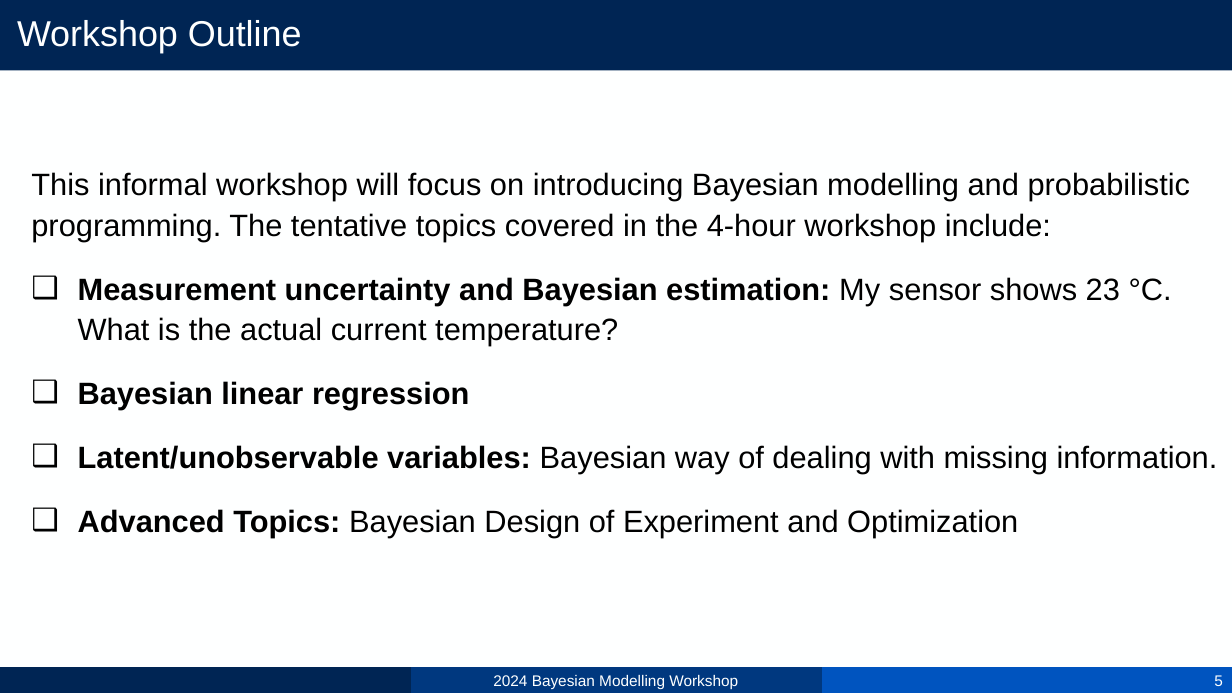
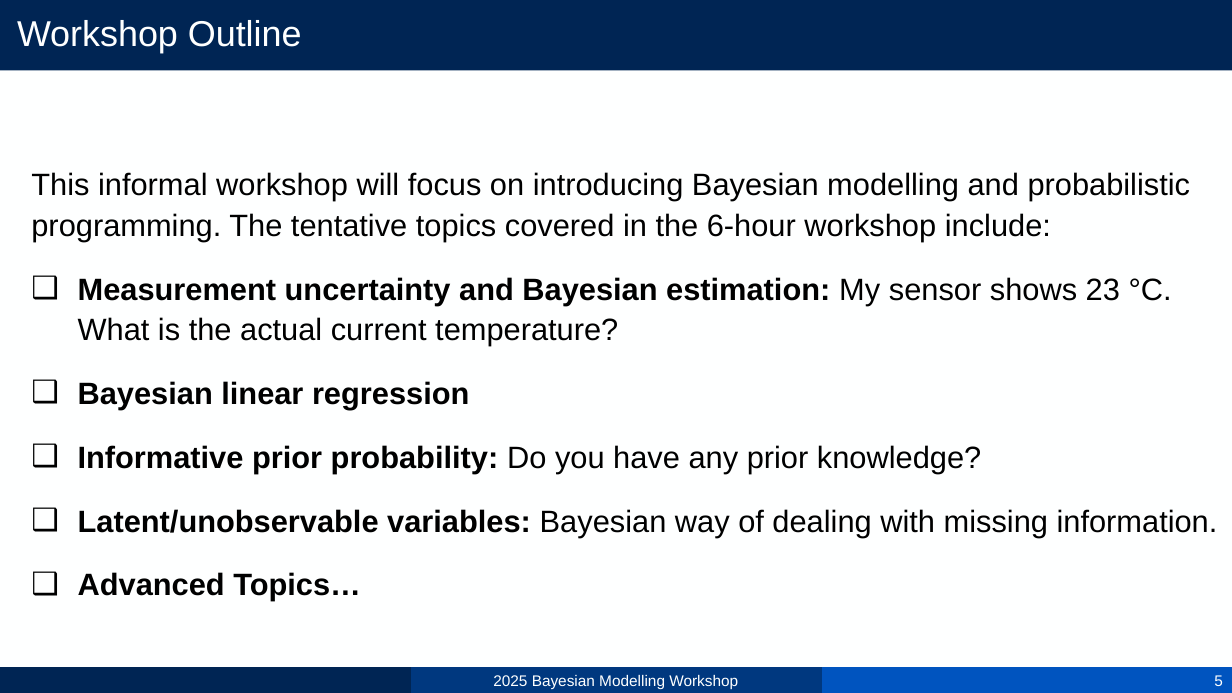
Before and after one commit to sjae-lee/IIB-training, a slide deck: slide 5 of bayesian-modelling/1_Estimation.pptx. Drawn at 1232x693 pixels with LibreOffice and Linux fonts; fonts in the diff are those of the drawing. Boxes give left, top, right and bottom in pixels: in the first picture for what was removed or moved away, otherwise in the second. Text is boxed around its words. In the diff, an @@ line names an element or a change of style, - is before the commit and + after.

```diff
--- a/bayesian-modelling/1_Estimation.pptx
+++ b/bayesian-modelling/1_Estimation.pptx
@@ text at [31,172,1191,242]: text changed @@
-This informal workshop will focus on introducing Bayesian modelling and probabilistic programming. The tentative topics covered in the 4-hour workshop include:
+This informal workshop will focus on introducing Bayesian modelling and probabilistic programming. The tentative topics covered in the 6-hour workshop include:
@@ text at [78,445,981,473]: paragraph added @@
+❑ Informative prior probability: Do you have any prior knowledge?
@@ text at [78,572,361,601]: text changed; bold on @@
-❑ Advanced Topics: Bayesian Design of Experiment and Optimization
+❑ Advanced Topics…
@@ text at [493,675,738,690]: text changed @@
-2024 Bayesian Modelling Workshop
+2025 Bayesian Modelling Workshop
```
Also in this commit, not shown: 35 other slides changed, 1 other file.
